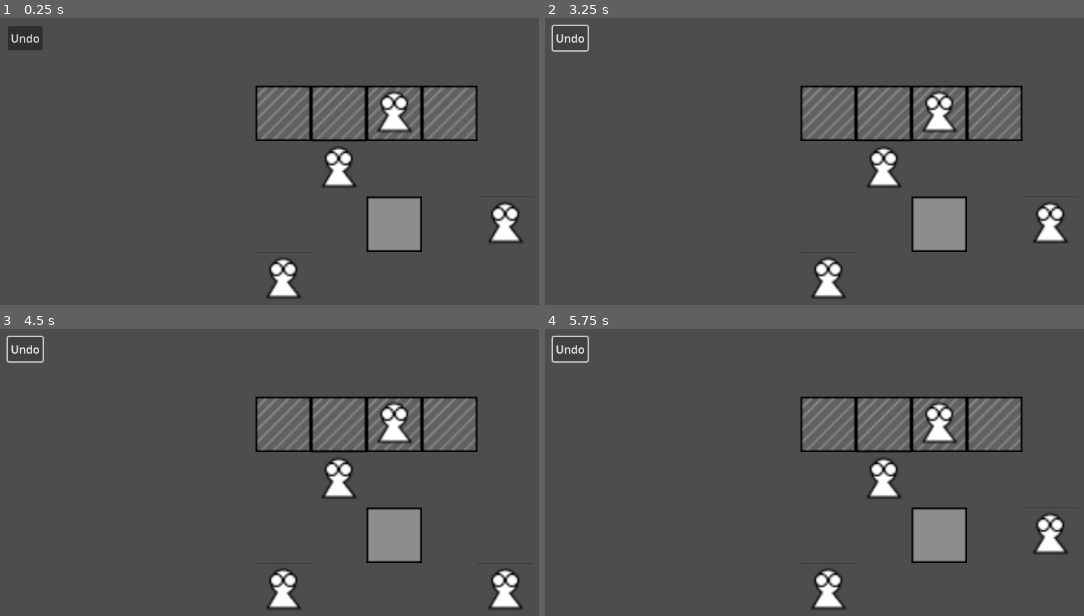
Above: before the commit, frames 1-4 (two rows, left to right).
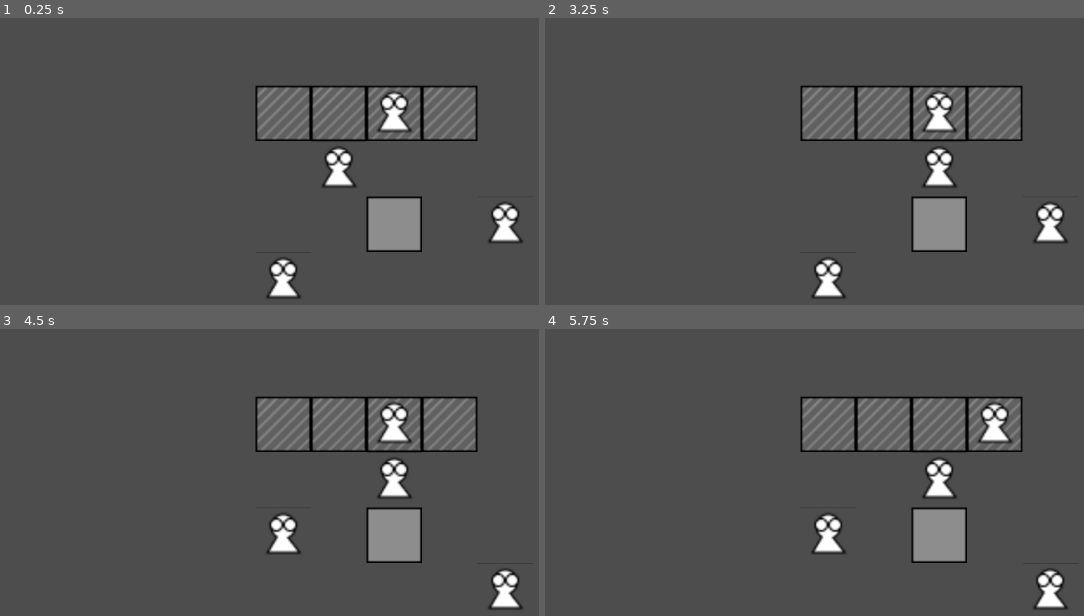
Above: after the commit, the same moments.

Repository: eevx/mind-swap
Game: Godot game, scene res://LevelComponents/GridTileMap.tscn
The game is run twice, just before and just after one commit, with the same random seed, the same clock (stepped at 60 frames per second) and the same inputs. The project has no main scene, so this scene is started directly.
Inputs (mouse positions are in pixels of both pictures, inside the frame that each line leads up to):
- Up to frame 1 (0.25 s): no input
- Up to frame 2 (3.25 s): click (571, 38) at 0.5 s, where only the run before the commit has a clickable "Undo"; click (571, 38) at 1.25 s, where only the run before the commit has a clickable "Undo"; click (571, 38) at 2 s, where only the run before the commit has a clickable "Undo"; tap Enter (ui_accept) at 2.75, 3.02 s
- Up to frame 3 (4.5 s): tap Enter (ui_accept) at 3.5, 3.77, 4.25 s
- Up to frame 4 (5.75 s): tap Enter (ui_accept) at 5, 5.27 s

The runs differ from the first frame. In frame 1, 0.5% of the frame differs, in the area x 1-8%, y 2-12%; in frame 2, 1.4%; in frame 3, 2.5%; in frame 4, 4.7%, in the area x 1-98%, y 2-98%.

Commit message:
Revert "Undo"
This reverts commit 1876995ddbac5b07151696b5b26ef19e654dedb0.

Diff:
--- a/CharacterActions/MoveAction.gd
+++ b/CharacterActions/MoveAction.gd
@@ -30,9 +30,4 @@
 		character_data.ref_to_node.global_position = GridManager.grid_to_world(pos)
 
 func undo():
-	# Remove from the destination cell (where it was moved to)
-	GridManager.remove_object(to_pos)
-	# Place back into the original cell
-	GridManager.place_object(from_pos, character_data)
-	# Update visuals to reflect the rollback
-	update_visual(from_pos)
+	pass
--- a/GameObjectsAndData/CharacterObjectData.gd
+++ b/GameObjectsAndData/CharacterObjectData.gd
@@ -24,5 +24,4 @@
 			pass
 	if action:
 		action.execute()
-		UndoManager.push_action(action)
 	return action
--- a/Globals/UndoManager.gd
+++ /dev/null
@@ -1,16 +0,0 @@
-extends Node
-
-# Stack to keep history of actions (only undo, no redo)
-var undo_stack: Array = []
-
-# Record and push an action (typically the one returned by run_command)
-func push_action(action: Action) -> void:
-	if action:
-		undo_stack.append(action)
-
-# Undo the most recent action
-func undo():
-	if undo_stack.is_empty():
-		return  # nothing to undo
-	var action: Action = undo_stack.pop_back()  # pop last
-	action.undo()  # perform its undo logic
--- a/LevelComponents/GridTileMap.tscn
+++ b/LevelComponents/GridTileMap.tscn
@@ -51,17 +51,3 @@
 [node name="BaseEnemy4" parent="." instance=ExtResource("3_ddvwn")]
 position = Vector2(-16, -16)
 EnemyData = SubResource("Resource_2gpjh")
-
-[node name="UI" type="CanvasLayer" parent="."]
-
-[node name="HBoxContainer" type="HBoxContainer" parent="UI"]
-offset_left = 59.0
-offset_top = 78.0
-offset_right = 109.0
-offset_bottom = 113.0
-
-[node name="Undo" type="Button" parent="UI/HBoxContainer"]
-layout_mode = 2
-text = "Undo"
-
-[connection signal="button_down" from="UI/HBoxContainer/Undo" to="." method="_on_undo_button_down"]
--- a/grid/grid_tile_map.gd
+++ b/grid/grid_tile_map.gd
@@ -21,7 +21,3 @@
 			var world_pos =to_global(map_to_local(tile_pos))
 			var cell = GridManager.get_cell_data_world(world_pos)
 			cell.set_type(cell_type)
-
-
-func _on_undo_button_down() -> void:
-	UndoManager.undo()
--- a/project.godot
+++ b/project.godot
@@ -19,4 +19,3 @@
 GlobalVariables="*res://Globals/GlobalVariables.gd"
 GridManager="*res://Globals/GridManager.gd"
 TurnManager="*res://Globals/TurnManager.gd"
-UndoManager="*res://Globals/UndoManager.gd"
Not shown, removed: Globals/UndoManager.gd.uid
